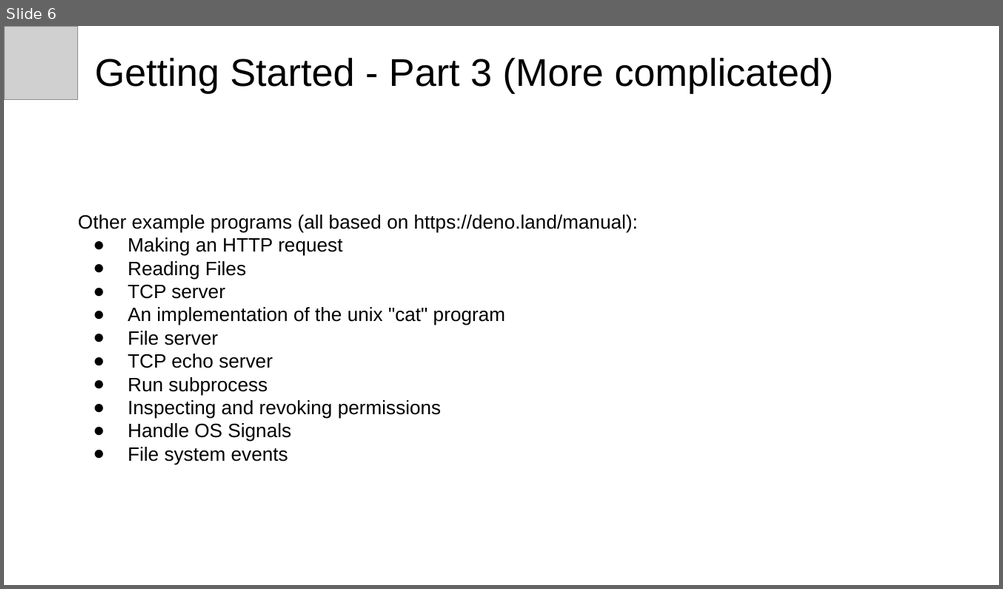
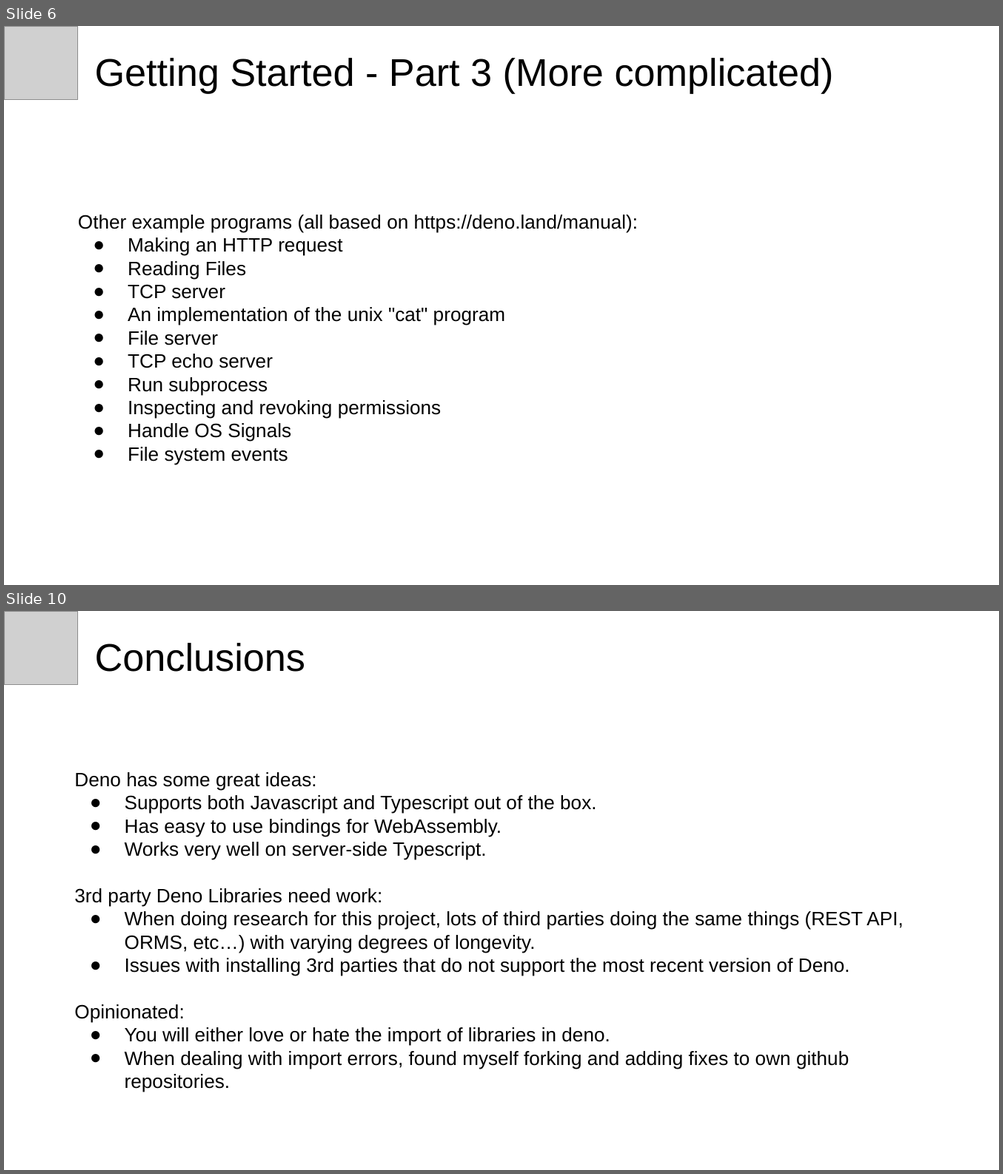
Before and after one commit to michaelachrisco/deno-developer-talk, a slide deck: Introduction to Deno.pptx. Shown one above the other, each under a label of ours: slide 6 before the commit, slides 6 and 10 after it; the slides between them are not shown. The pictures are 1003x589 and 1003x1174 pixels, drawn with LibreOffice and Linux fonts; fonts in the diff are those of the drawing; grey boxes stand for pictures. Boxes give left, top, right and bottom in pixels: in the first picture for what was removed or moved away, otherwise in the second. Text is boxed around its words. In the diff, an @@ line names an element or a change of style, - is before the commit and + after.

Commit message:
feature(deno-web): Deno webassembly based on prior talk and example code

```diff
--- a/Introduction to Deno.pptx
+++ b/Introduction to Deno.pptx
@@ slide 10 added at (4, 611, 999, 1170), background #FFFFFF @@
@@ picture added at (4, 611, 77, 684) @@
@@ title added at (95, 643, 305, 672), 28 pt, text #000000 @@
+Conclusions
@@ text added at (74, 772, 902, 1093), 14 pt, text #000000 @@
+Deno has some great ideas:
+● Supports both Javascript and Typescript out of the box.
+● Has easy to use bindings for WebAssembly.
+● Works very well on server-side Typescript.
+3rd party Deno Libraries need work:
+● When doing research for this project, lots of third parties doing the same things (REST API, ORMS, etc…) with varying degrees of longevity.
+● Issues with installing 3rd parties that do not support the most recent version of Deno.
+Opinionated:
+● You will either love or hate the import of libraries in deno.
+● When dealing with import errors, found myself forking and adding fixes to own github repositories.
```
Also in this commit, not shown: 2 slides changed, 3 other slides added, 1 slide removed, 1 other file.
